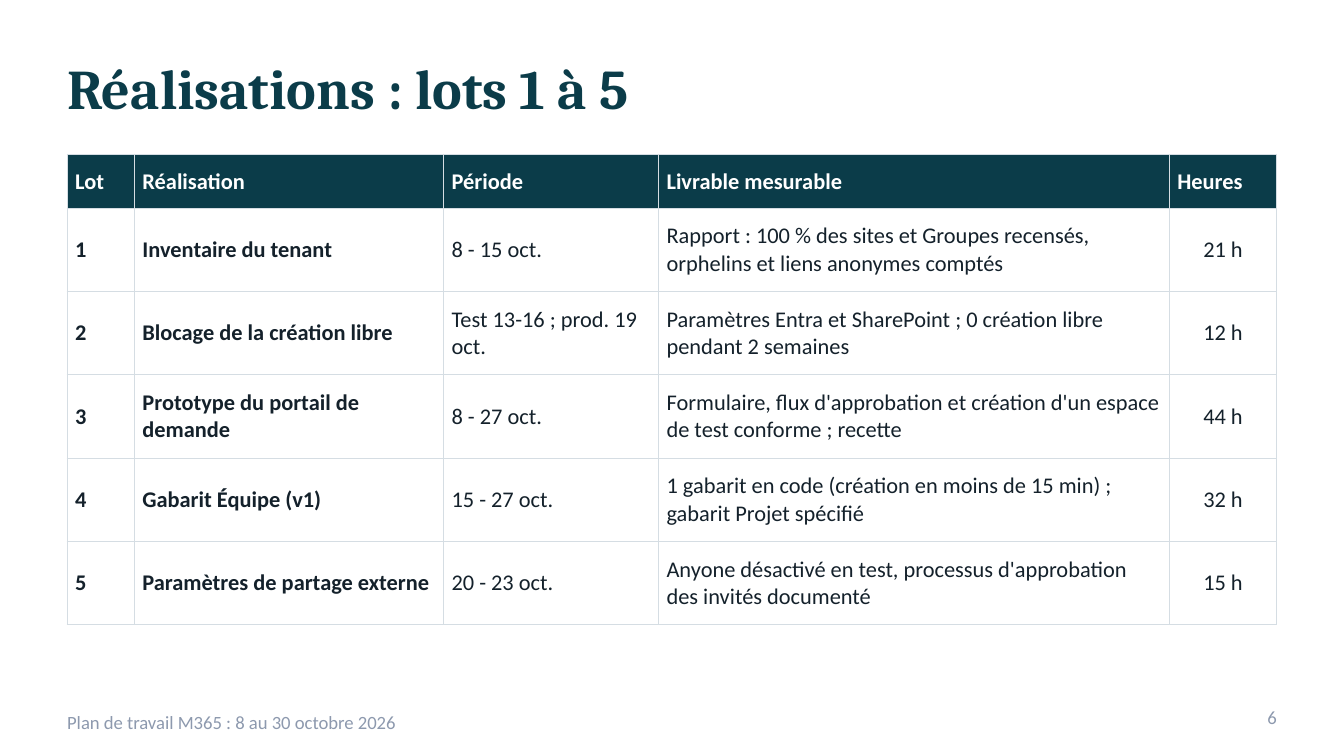
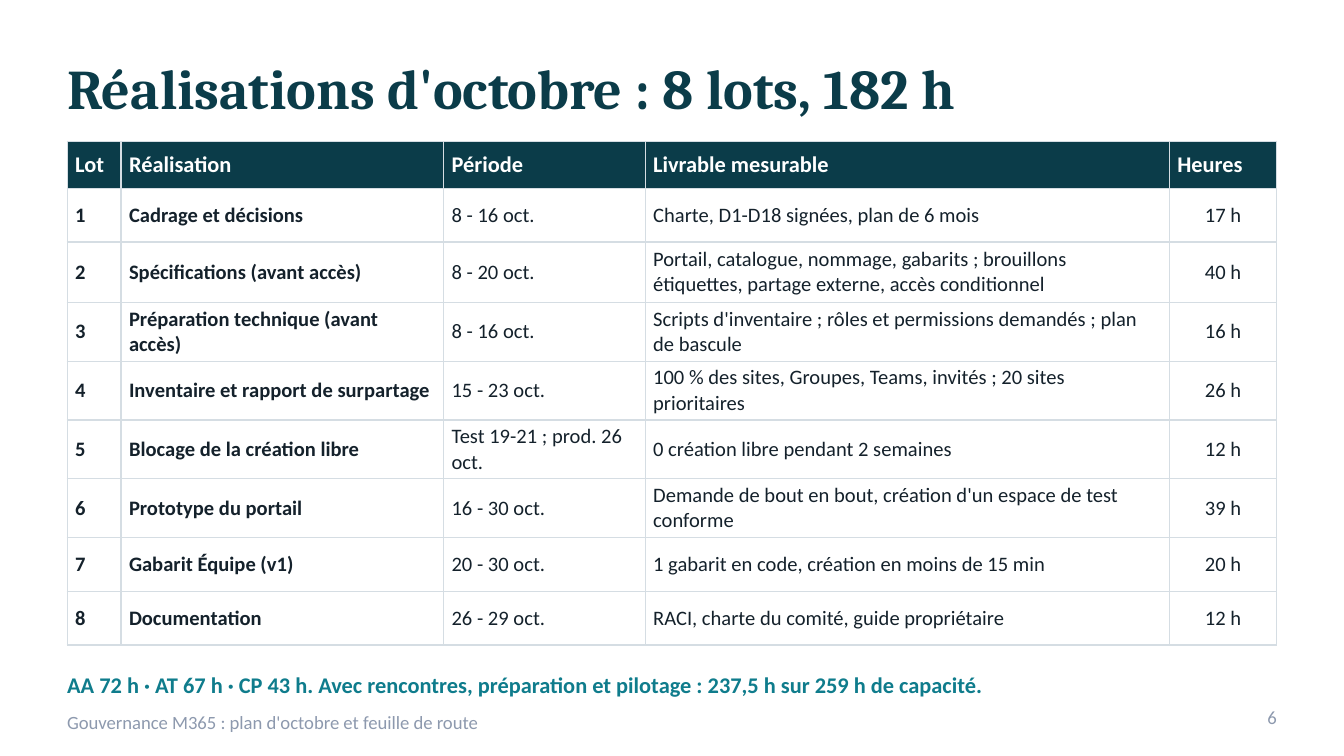
Before and after one commit to SEMTech42/DEV_Copilot, a slide deck: slide 6 of Presentation-Plan-Octobre-M365.pptx. Drawn at 1344x756 pixels with LibreOffice and Linux fonts; fonts in the diff are those of the drawing. Boxes give left, top, right and bottom in pixels: in the first picture for what was removed or moved away, otherwise in the second. Text is boxed around its words. In the diff, an @@ line names an element or a change of style, - is before the commit and + after.

```diff
--- a/Presentation-Plan-Octobre-M365.pptx
+++ b/Presentation-Plan-Octobre-M365.pptx
@@ text at box(67, 69, 955, 117): text changed @@
-Réalisations : lots 1 à 5
+Réalisations d'octobre : 8 lots, 182 h
@@ table at box(67, 141, 1277, 633) @@
-row 2: 1 | Inventaire du tenant | 8 - 15 oct. | Rapport : 100 % des sites et Groupes recensés, orphelins et liens anonymes comptés | 21 h
-row 3: 2 | Blocage de la création libre | Test 13-16 ; prod. 19 oct. | Paramètres Entra et SharePoint ; 0 création libre pendant 2 semaines | 12 h
-row 4: 3 | Prototype du portail de demande | 8 - 27 oct. | Formulaire, flux d'approbation et création d'un espace de test conforme ; recette | 44 h
-row 5: 4 | Gabarit Équipe (v1) | 15 - 27 oct. | 1 gabarit en code (création en moins de 15 min) ; gabarit Projet spécifié | 32 h
-row 6: 5 | Paramètres de partage externe | 20 - 23 oct. | Anyone désactivé en test, processus d'approbation des invités documenté | 15 h
+row 2: 1 | Cadrage et décisions | 8 - 16 oct. | Charte, D1-D18 signées, plan de 6 mois | 17 h
+row 3: 2 | Spécifications (avant accès) | 8 - 20 oct. | Portail, catalogue, nommage, gabarits ; brouillons étiquettes, partage externe, accès conditionnel | 40 h
+row 4: 3 | Préparation technique (avant accès) | 8 - 16 oct. | Scripts d'inventaire ; rôles et permissions demandés ; plan de bascule | 16 h
+row 5: 4 | Inventaire et rapport de surpartage | 15 - 23 oct. | 100 % des sites, Groupes, Teams, invités ; 20 sites prioritaires | 26 h
+row 6: 5 | Blocage de la création libre | Test 19-21 ; prod. 26 oct. | 0 création libre pendant 2 semaines | 12 h
+row 7: 6 | Prototype du portail | 16 - 30 oct. | Demande de bout en bout, création d'un espace de test conforme | 39 h
+row 8: 7 | Gabarit Équipe (v1) | 20 - 30 oct. | 1 gabarit en code, création en moins de 15 min | 20 h
+row 9: 8 | Documentation | 26 - 29 oct. | RACI, charte du comité, guide propriétaire | 12 h
@@ table: place and size @@
-table at box(67, 155, 1277, 608)
+table at box(67, 141, 1277, 633)
@@ text added at box(67, 677, 982, 697), 12 pt, text #0F7C8C, bold @@
+AA 72 h · AT 67 h · CP 43 h. Avec rencontres, préparation et pilotage : 237,5 h sur 259 h de capacité.
@@ text at box(67, 716, 478, 732): text changed @@
-Plan de travail M365 : 8 au 30 octobre 2026
+Gouvernance M365 : plan d'octobre et feuille de route
```
Also in this commit, not shown: 8 other slides changed, 3 slides added, 3 slides removed, 1 other file.
